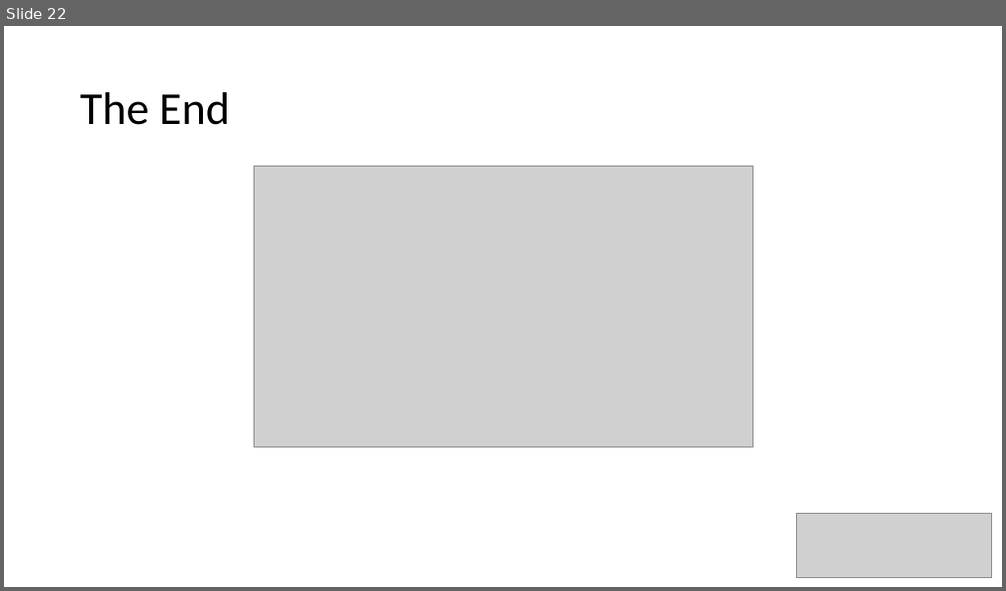
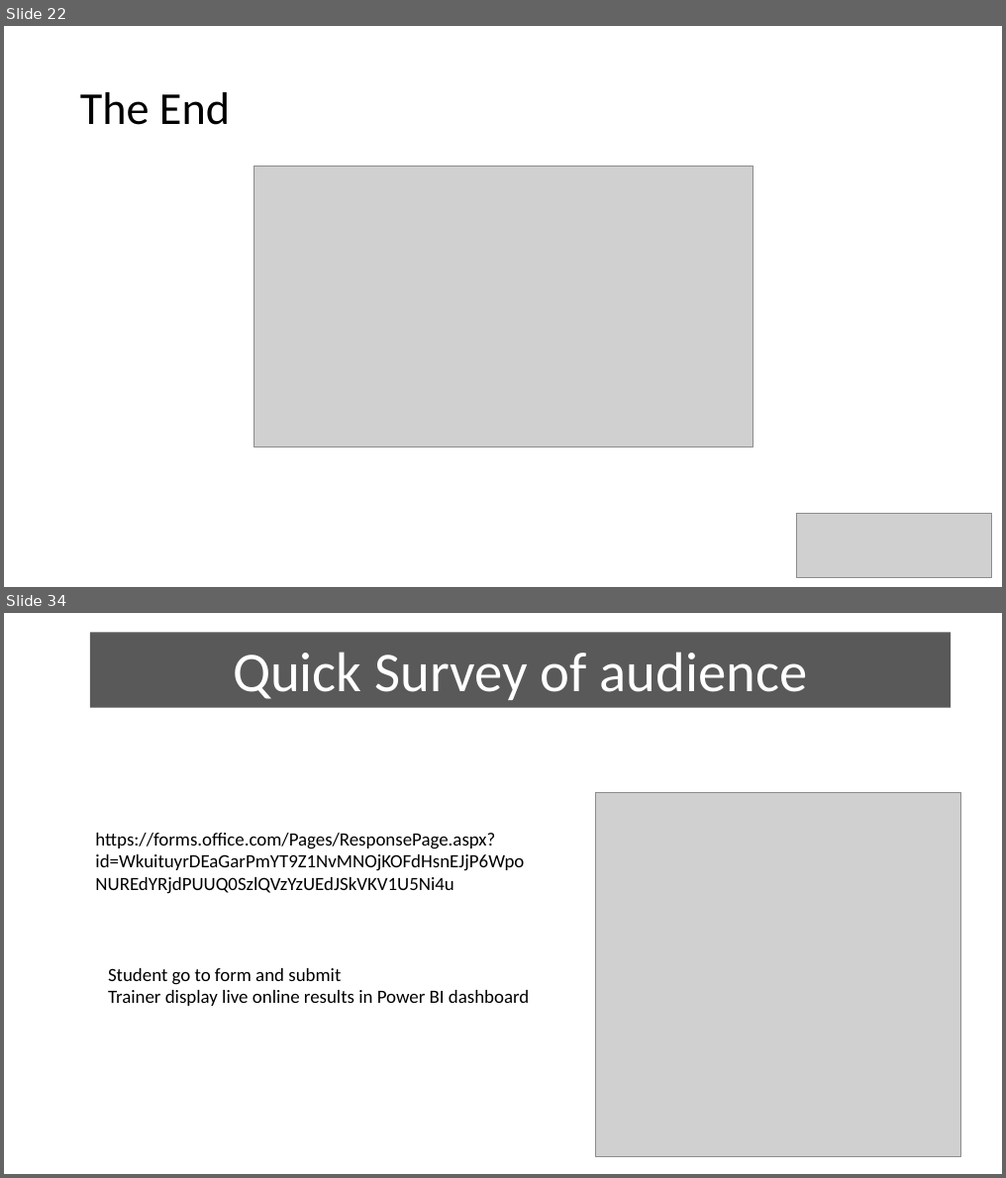
Before and after one commit to wottabyte/PBITraining, a slide deck: 10WeekPBIonline2021/DA-100 10 weeks All Slides - Master.pptx. Shown one above the other, each under a label of ours: slide 22 before the commit, slides 22 and 34 after it; the slides between them are not shown. The pictures are 1006x591 and 1006x1178 pixels, drawn with LibreOffice and Linux fonts; fonts in the diff are those of the drawing; grey boxes stand for pictures. Boxes give left, top, right and bottom in pixels: in the first picture for what was removed or moved away, otherwise in the second. Text is boxed around its words. In the diff, an @@ line names an element or a change of style, - is before the commit and + after.

```diff
--- a/10WeekPBIonline2021/DA-100 10 weeks All Slides - Master.pptx
+++ b/10WeekPBIonline2021/DA-100 10 weeks All Slides - Master.pptx
@@ slide 34 added at [4, 613, 1002, 1174], background #FFFFFF @@
@@ rectangle added at [90, 633, 951, 708], fill #595959, 54 pt, text #FFFFFF @@
+Quick Survey of audience
@@ picture added at [596, 792, 961, 1158] @@
@@ text added at [95, 833, 524, 871], 18 pt, text #000000 @@
+https://forms.office.com/Pages/ResponsePage.aspx?id=WkuituyrDEaGarPmYT9Z1NvMNOjKOFdHsnEJjP6WpoNUREdYRjdPUUQ0SzlQVzYzUEdJSkVKV1U5Ni4u
@@ text added at [108, 968, 529, 1006], 18 pt, text #000000 @@
+Student go to form and submit
+Trainer display live online results in Power BI dashboard
```
Also in this commit, not shown: 20 other slides added.
